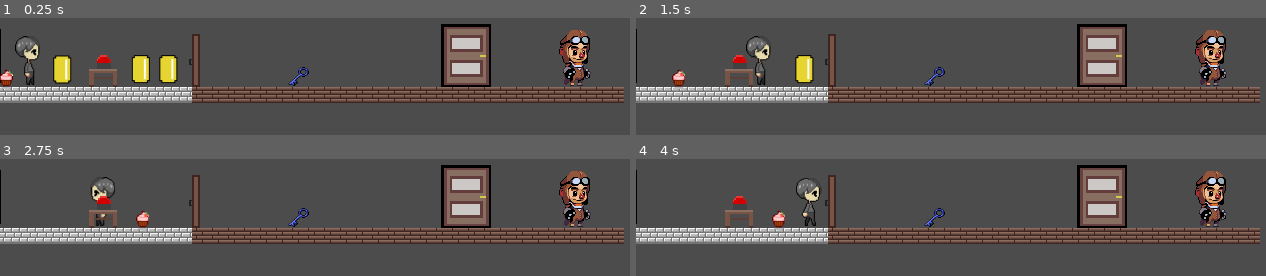
Above: before the commit, frames 1-4 (two rows, left to right).
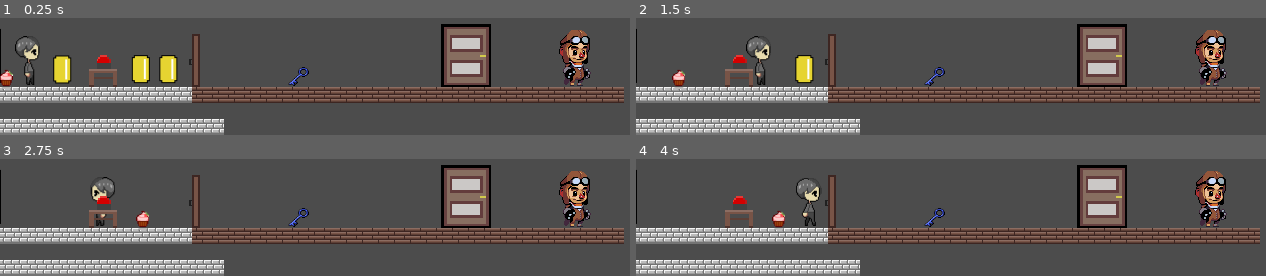
Above: after the commit, the same moments.

Repository: bkuon/Reverie
Game: Godot game, scene res://world.tscn
Same seed, same stepped clock (60 frames per second), same inputs: the game is played once before the commit and once after it. The engine's default icon, where the game draws it, is replaced by a stand-in: a white triangle on a blue panel in a dark square.
Inputs:
- Up to frame 1 (0.25 s): no input
- Up to frame 2 (1.5 s): tap Enter at 0.5 s; hold Up (ui_up) 0.53-1.28 s; hold Right (ui_right) from 0.53 s (still down); tap A (enter_door) at 1.35 s
- Up to frame 3 (2.75 s): tap Up (ui_up) at 1.52, 1.55, 1.82 s; release Right (ui_right) at 2.03 s; hold Left (ui_left) from 2.03 s (still down); hold Up (ui_up) from 2.03 s (still down); tap Z (interact) at 2.1 s
- Up to frame 4 (4 s): release Left (ui_left) at 2.78 s; release Up (ui_up) at 2.78 s; hold Right (ui_right) from 2.78 s (still down); tap Up (ui_up) at 2.85, 3.02, 3.32 s; hold Up (ui_up) from 3.53 s (still down); tap A (enter_door) at 3.6 s

The runs differ from the first frame. In frame 1, 4.9% of the frame differs, in the area x 0-36%, y 86-100%; in frame 2, 4.9%; in frame 3, 4.9%; in frame 4, 4.9%.

Commit message:
attempted to add jump for follower

Diff:
--- a/FollowerObject.gd
+++ b/FollowerObject.gd
@@ -12,6 +12,8 @@
 var next_direction = 0
 var next_direction_time = 0
 var action_time = 0
+var next_jump_time = -1
+var velocity: Vector2
 var pos
 
 func _ready():
@@ -37,8 +39,27 @@
 	if OS.get_ticks_msec() > next_direction_time:
 		direction = next_direction
 
+
+	##################################################################
+	# supposed to mimic jump. I had trouble trying to get the player to jump
+	# but it follows the player if he rises not when he falls, so maybe?
+	# otherwise comment out/delete
+	if OS.get_ticks_msec() > next_jump_time and next_jump_time != -1:
+		if Player.position.y < position.y - 50:
+			velocity.y = -100
+		next_jump_time = -1
+	if Player.position.y < position.y - 50 and next_jump_time == -1:
+		next_jump_time = OS.get_ticks_msec() + react_time
+
+	velocity.x = direction * 100
+	velocity.y != GRAVITY * delta
+	if velocity.y > 100:
+		velocity.y = 100
+	if velocity.y > 0:
+		velocity.y = 0
+	#####################################################################
+
 	if OS.get_ticks_msec() - action_time > 10000:
-
 		#reset action time
 		action_time = OS.get_ticks_msec()
 
@@ -65,5 +86,5 @@
 		yield(get_tree().create_timer(5.0), "timeout")
 		panel.set_visible(false)
 
-	motion.x = 100 * direction
-	move_and_slide(motion, RESISTANCE)
+	#motion.x = 100 * direction
+	velocity = move_and_slide(velocity, Vector2(0, -1))
--- a/KinematicBody2D.gd
+++ b/KinematicBody2D.gd
@@ -2,7 +2,7 @@
 
 const GRAVITY = 20
 const SPEED = 100
-const JUMP = 500
+const JUMP = -500
 const RESISTANCE = Vector2(0,-1)
 
 var motion = Vector2()
@@ -17,15 +17,16 @@
 			motion.x= SPEED
 			$sprite.flip_h = false
 			$sprite.play("walk")
+
 		elif Input.is_action_pressed("ui_left"):
 			motion.x = -SPEED
 			$sprite.flip_h = true
 			$sprite.play("walk")
-	#elif is_on_floor():
-		#if Input.is_action_just_pressed("ui_up")
-			#motion.y = JUMP
-		#else:
-			#$sprite.play("jump")
+
+		elif Input.is_action_just_pressed("ui_up"):
+			print("jump not added yet")
+
+
 		else:
 			motion.x=0
 			$sprite.play("idle")
@@ -34,7 +35,8 @@
 			motion.x=0
 			$sprite.play("idle")
 
-		move_and_slide(motion,RESISTANCE)
+
+		motion = move_and_slide(motion,RESISTANCE)
 
 	if Input.is_action_just_pressed("interact"):
 		if obj and obj_name != "" and obj_name != "Door" and obj.can_speak:
--- a/world.tscn
+++ b/world.tscn
@@ -147,7 +147,7 @@
 cell_size = Vector2( 16, 16 )
 cell_quadrant_size = 25
 format = 1
-tile_data = PoolIntArray( 1769472, 1, 0, 1769473, 1, 0, 1769 …(509 unchanged characters)… 9508, 0, 0, 1769509, 0, 0, 1769510, 0, 0 )
+tile_data = PoolIntArray( 1769472, 1, 0, 1769473, 1, 0, 1769 …(509 unchanged characters)… 9508, 0, 0, 1769509, 0, 0, 1769510, 0, 0, 1900544, 1, 0, 1900545, 1, 0, 1900546, 1, 0, 1900547, 1, 0, 1900548, 1, 0, 1900549, 1, 0, 1900550, 1, 0, 1900551, 1, 0, 1900552, 1, 0, 1900553, 1, 0, 1900554, 1, 0, 1900555, 1, 0, 1900556, 1, 0, 1900557, 1, 0 )
 
 [node name="button" type="StaticBody2D" parent="."]
 script = ExtResource( 10 )
